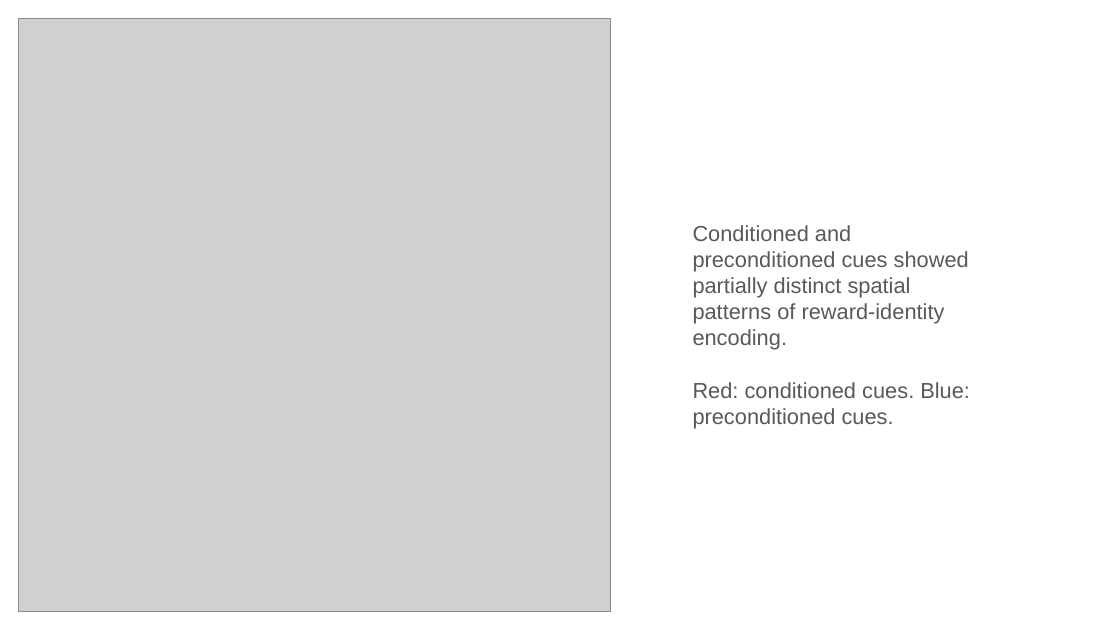
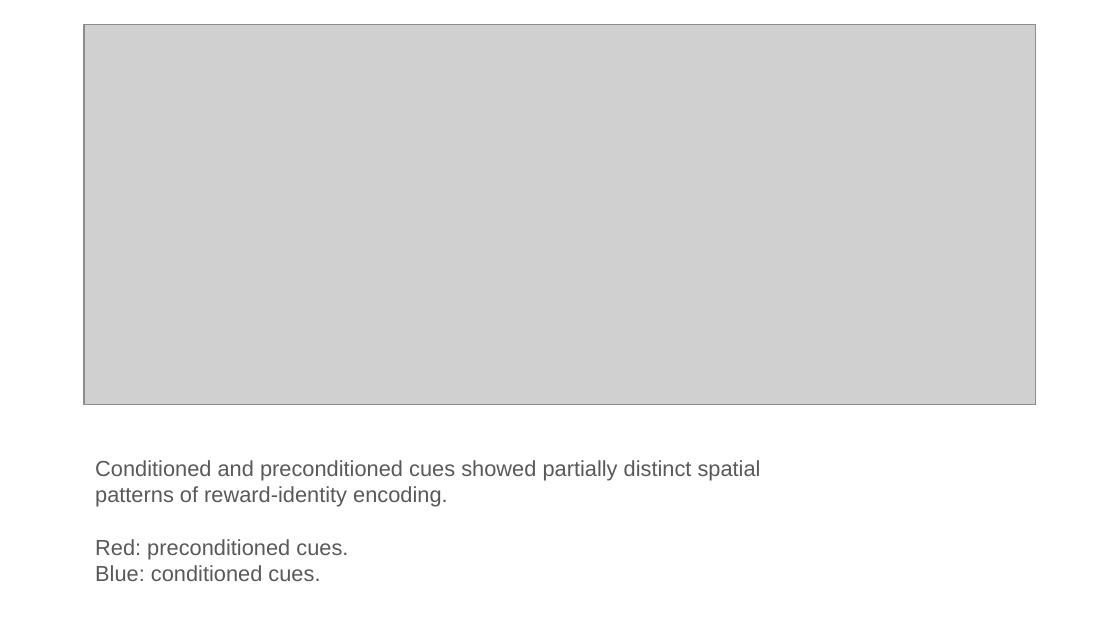
Before and after one commit to QingfangLiu/project-spcd, a slide deck: slide 4 of docs/SPCD fMRI results lab meeting.pptx (slide 5 before the commit). Drawn at 1120x630 pixels with LibreOffice and Linux fonts; fonts in the diff are those of the drawing; grey boxes stand for pictures. Boxes give left, top, right and bottom in pixels: in the first picture for what was removed or moved away, otherwise in the second. Text is boxed around its words. In the diff, an @@ line names an element or a change of style, - is before the commit and + after.

```diff
--- a/docs/SPCD fMRI results lab meeting.pptx
+++ b/docs/SPCD fMRI results lab meeting.pptx
@@ picture removed at (x1=19, y1=19, x2=612, y2=612) @@
@@ picture added at (x1=84, y1=25, x2=1036, y2=405) @@
@@ text "Conditioned and preconditioned cues showed ..." moved from (x1=693, y1=225, x2=970, y2=428) to (x1=95, y1=460, x2=761, y2=581) @@
@@ text at (x1=95, y1=539, x2=348, y2=581): text changed @@
-Red: conditioned cues. Blue: preconditioned cues.
+Red: preconditioned cues.
+Blue: conditioned cues.
```
Also in this commit, not shown: 3 other slides changed, 1 slide removed.
